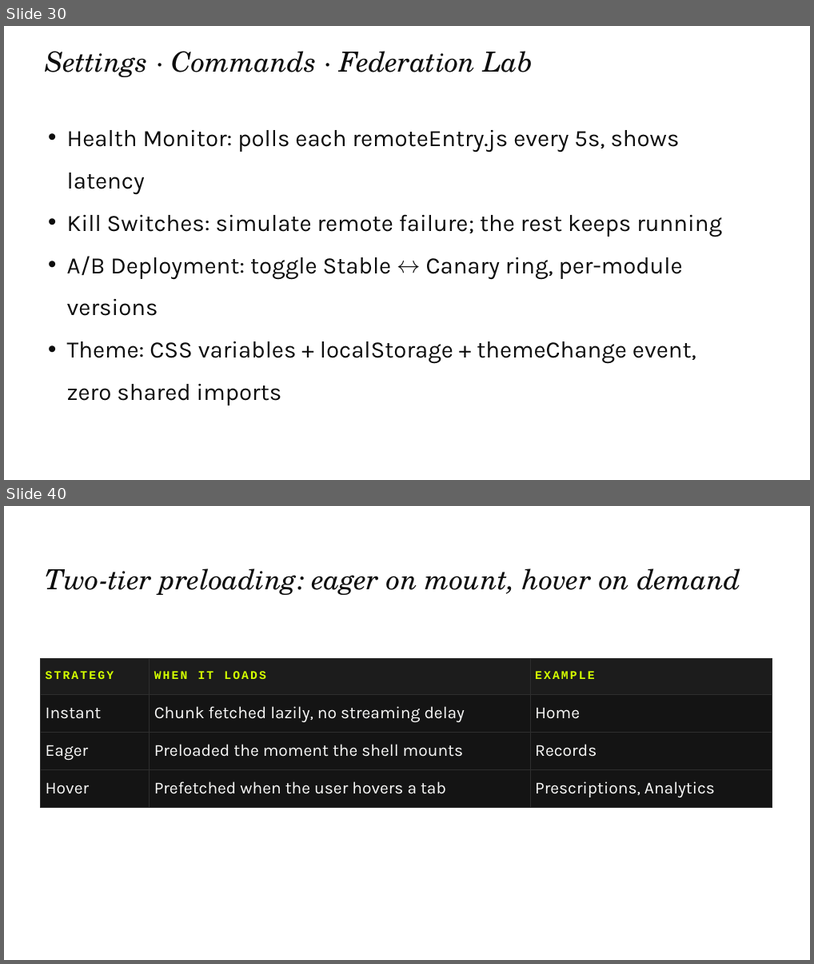
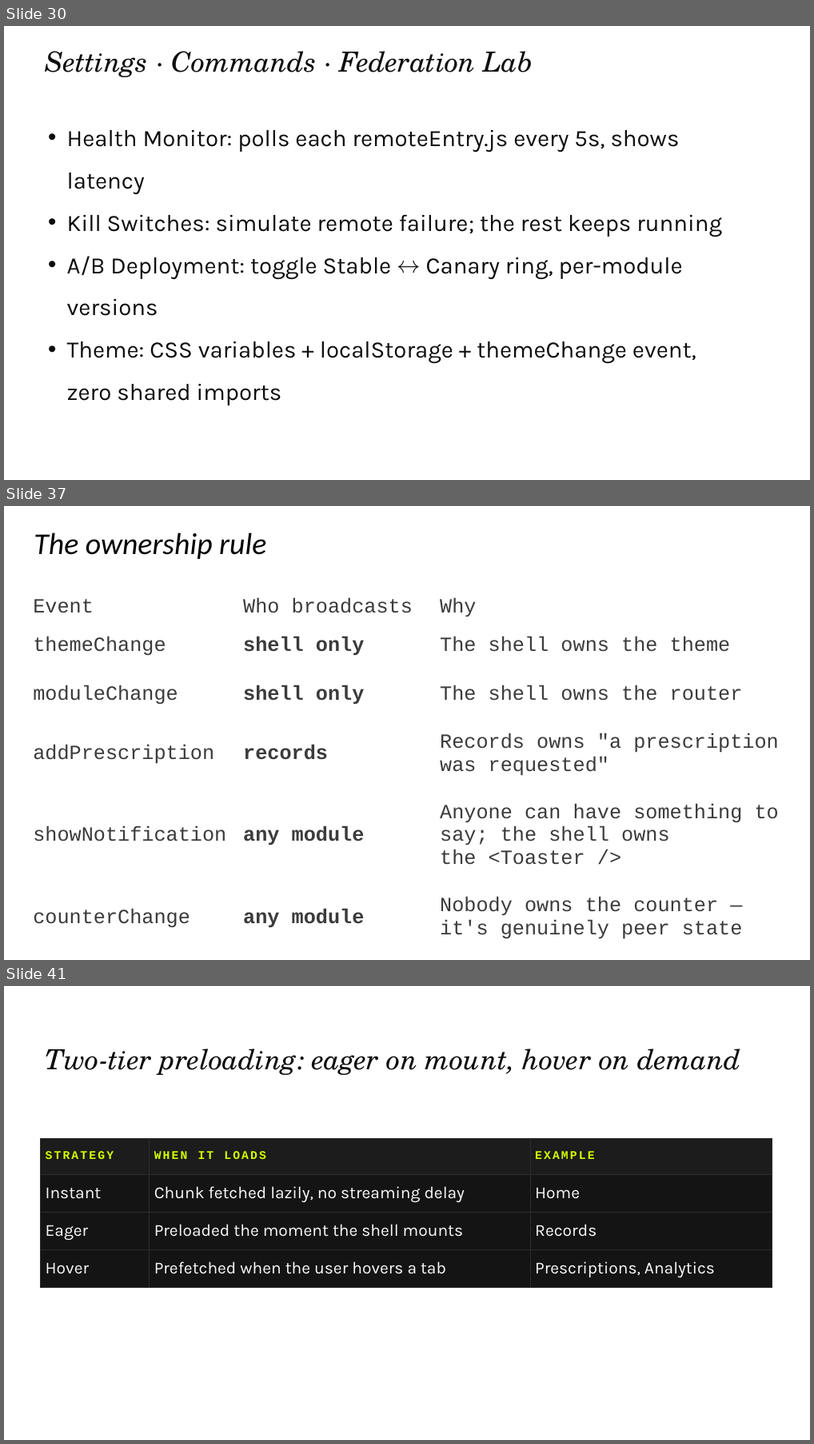
Before and after one commit to devlinduldulao/module-federation-demo, a slide deck: presentation/module-federation.pptx. Shown one above the other, each under a label of ours: slides 30 and 40 before the commit, slides 30, 37 and 41 after it; the slides between them are not shown. The pictures are 814x964 and 814x1444 pixels, drawn with LibreOffice and Linux fonts; fonts in the diff are those of the drawing. Boxes give left, top, right and bottom in pixels: in the first picture for what was removed or moved away, otherwise in the second. Text is boxed around its words. In the diff, an @@ line names an element or a change of style, - is before the commit and + after.

```diff
--- a/presentation/module-federation.pptx
+++ b/presentation/module-federation.pptx
@@ slide 37 added at bbox=[4, 506, 810, 960], background #FFFFFF @@
@@ text added at bbox=[34, 532, 266, 559], 36 pt, text #000000, italic @@
+The ownership rule
@@ table added at bbox=[28, 593, 799, 954], 6 rows, 3 columns @@
+Event | Who broadcasts | Why
+themeChange | shell only | The shell owns the theme
+moduleChange | shell only | The shell owns the router
+addPrescription | records | Records owns "a prescription was requested"
+showNotification | any module | Anyone can have something to say; the shell owns the <Toaster />
+counterChange | any module | Nobody owns the counter — it's genuinely peer state
@@ what was slide 40 is now slide 41 @@
```
Also in this commit, not shown: 5 slides changed, 12 other files.
